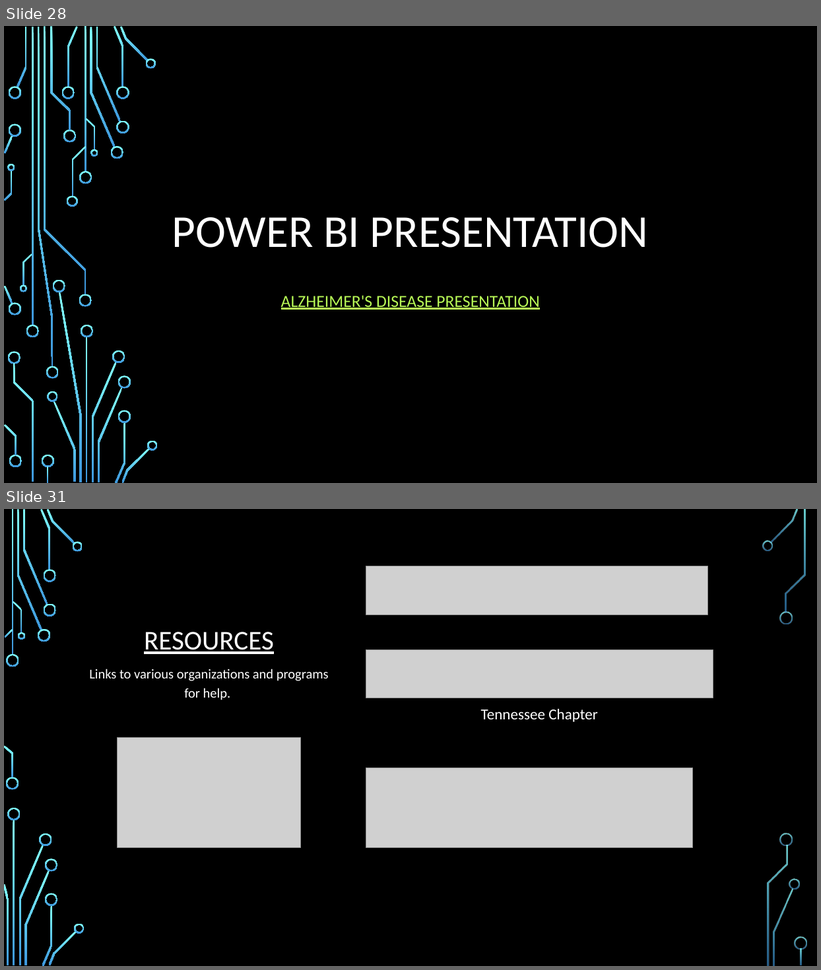
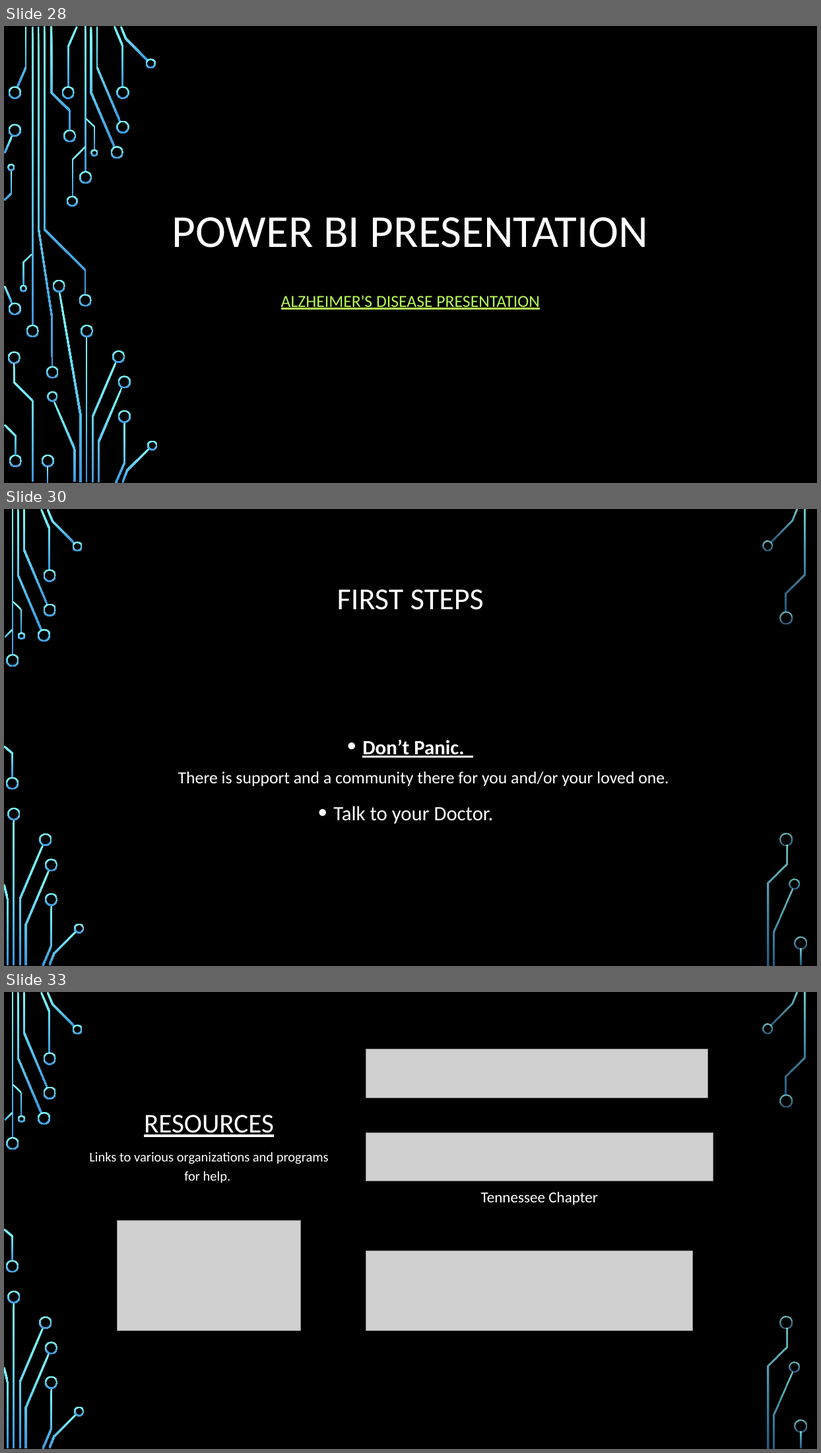
Before and after one commit to MrBardot/Trends-in-Alzheimers-Disease-Fatalities-in-the-United-States-and-Tennessee-from-1999-2018.-, a slide deck: Presentation/Alzheimer’s Disease Trends in the United States.pptx. Shown one above the other, each under a label of ours: slides 28 and 31 before the commit, slides 28, 30 and 33 after it; the slides between them are not shown. The pictures are 821x970 and 821x1453 pixels, drawn with LibreOffice and Linux fonts; fonts in the diff are those of the drawing; grey boxes stand for pictures; background and template pictures are left out. Boxes give left, top, right and bottom in pixels: in the first picture for what was removed or moved away, otherwise in the second. Text is boxed around its words. In the diff, an @@ line names an element or a change of style, - is before the commit and + after.

```diff
--- a/Presentation/Alzheimer’s Disease Trends in the United States.pptx
+++ b/Presentation/Alzheimer’s Disease Trends in the United States.pptx
@@ slide 30 added at (4,509,817,966), background picture (left out); not listed: 36 template elements that a slide beside it also shows @@
@@ title added at (337,590,484,610), 36 pt, text #FFFFFF @@
+FIRST STEPS
@@ text added at (178,739,669,824), 20 pt, text #FFFFFF @@
+• Don’t Panic.
+  There is support and a community there for you and/or your loved one.
+• Talk to your Doctor.
@@ what was slide 31 is now slide 33 @@
```
Also in this commit, not shown: 1 slide changed, 3 other slides added, 1 slide removed.
